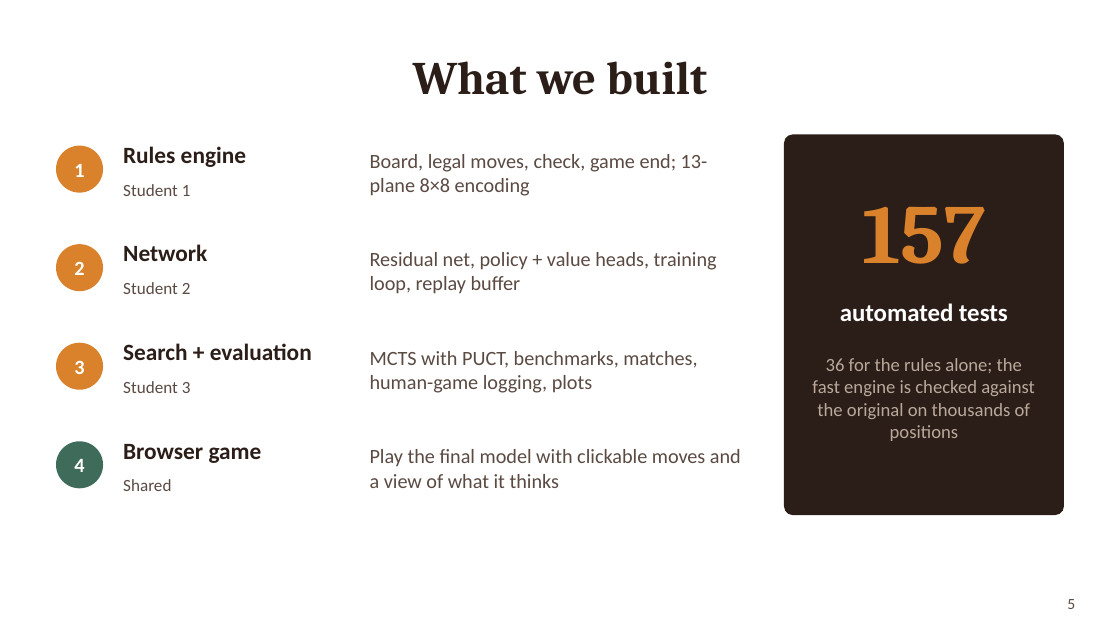
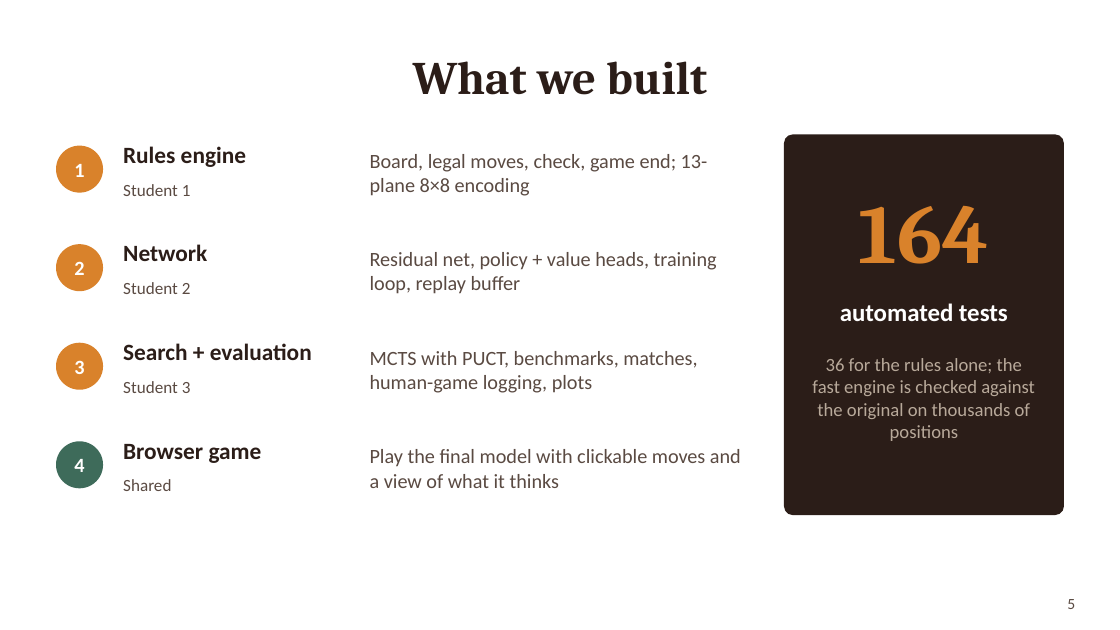
Before and after one commit to f20241463-cmd/CS-F407-chaturanga, a slide deck: slide 5 of report/ChaturangZero_Slides.pptx. Drawn at 1120x630 pixels with LibreOffice and Linux fonts; fonts in the diff are those of the drawing. Boxes give left, top, right and bottom in pixels: in the first picture for what was removed or moved away, otherwise in the second. Text is boxed around its words. In the diff, an @@ line names an element or a change of style, - is before the commit and + after.

```diff
--- a/report/ChaturangZero_Slides.pptx
+++ b/report/ChaturangZero_Slides.pptx
@@ text at bbox=[859, 206, 989, 264]: text changed @@
-157
+164
```
Also in this commit, not shown: 6 other slides changed, 18 other files.
